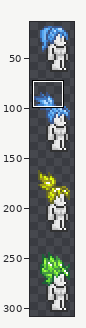
Sprite sheet: UserInterfaces/HairMenu/StylePreviews/Style9/Style9L.png. Above: a wide view before the commit, with the close-up outlined.
Close-up. First the earlier version:
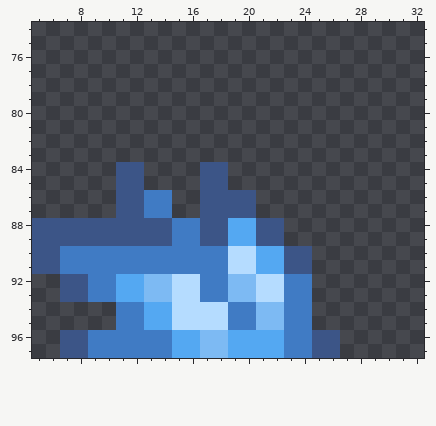
The file is 54x385 pixels. Colours within 5 levels of each other are drawn and written as one. Shown: x 5..32, y 74..97. The wide view leaves out empty margins.
New version:
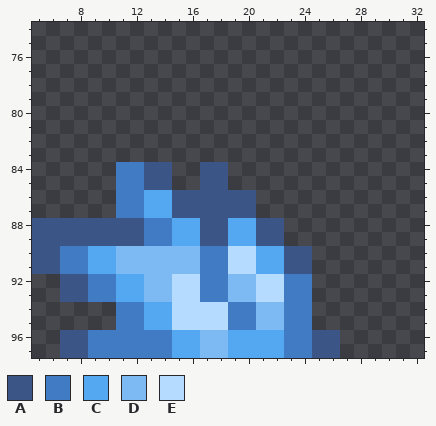
Palette (. is transparent): A #3c5587  B #407bc4  C #54a8f2  D #7dbaf3  E #b5dcff
Edits made:
y 84..85: x 11..14 AA.. -> BBAA
y 86..87: x 11..16 AABB.. -> BBCCAA
y 88..89: x 13..16 AABB -> BBCC
y 90..91: x 9..16 BBBBBBBB -> CCDDDDDD
Where, in picture pixels (left, top, right, bottom), the same in both close-ups:
changed: (88, 162, 200, 274)
